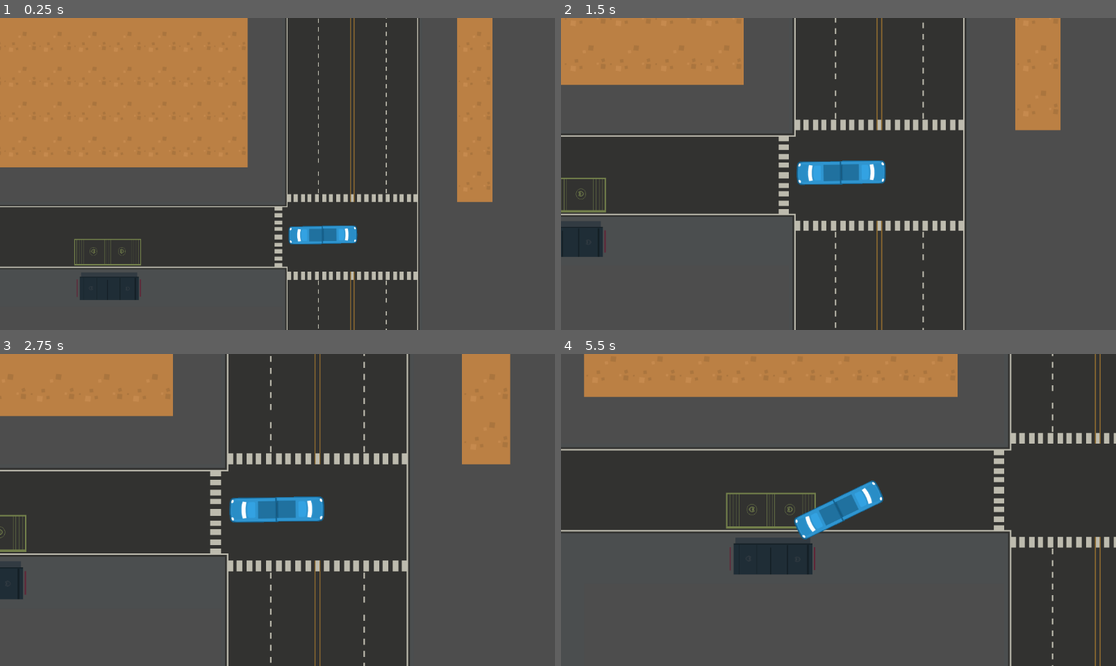
Above: before the commit, frames 1-4 (two rows, left to right).
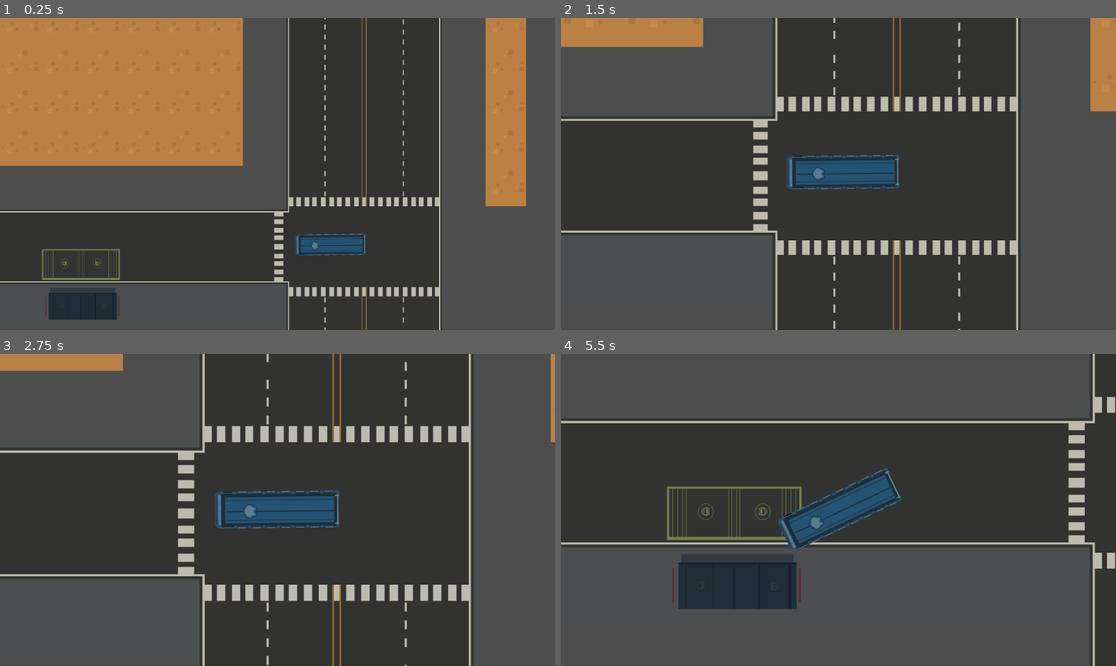
Above: after the commit, the same moments.

Repository: mgardne8/LoopDriver
Game: Godot game, scene res://Assets/Scenes/city_level.tscn
Same seed, same stepped clock (60 frames per second), same inputs: the game is played once before the commit and once after it.
Inputs:
- Up to frame 1 (0.25 s): no input
- Up to frame 2 (1.5 s): hold D (steer_right) 0.53-1.28 s; tap Q (shake) at 0.6, 1.35 s; hold Space (handbrake) from 1.28 s (still down)
- Up to frame 3 (2.75 s): release Space (handbrake) at 2.03 s; hold D (steer_right) from 2.03 s (still down); tap Q (shake) at 2.1 s
- Up to frame 4 (5.5 s): release D (steer_right) at 2.78 s; hold W (accelerate) 2.78-3.53 s; tap Q (shake) every 0.75 s from 2.85 to 5.1 s; hold A (steer_left) 3.53-5.03 s; hold Space (handbrake) from 5.03 s (still down)

The runs differ from the first frame. In frame 1, 21% of the frame differs, in the area x 0-95%, y 0-100%; in frame 2, 33%; in frame 3, 35%; in frame 4, 38%, in the area x 0-100%, y 0-100%.

Commit message:
Bus Art and Camera fix

Diff:
--- a/Assets/Scenes/camera_2d.gd
+++ b/Assets/Scenes/camera_2d.gd
@@ -15,7 +15,7 @@
 func _physics_process(delta: float) -> void:
 		# Camera movement and zoom code
 	position = position.lerp(player.global_position + Vector2(350*(player.velocity.length()/875),0).rotated(player.rotation),8*delta)
-	var zoom_level = lerp(zoom[0],0.8-(player.velocity.length()/875)/3,1*delta)
+	var zoom_level = lerp(zoom[0],1.2-(player.velocity.length()/875)/2,1*delta)
 	zoom = Vector2(zoom_level,zoom_level)
 
 func _process(delta: float) -> void:
--- a/PlayerBus/PlayerBus.tscn
+++ b/PlayerBus/PlayerBus.tscn
@@ -1,15 +1,11 @@
-[gd_scene load_steps=5 format=3 uid="uid://oxr2ufc5wnr6"]
+[gd_scene load_steps=4 format=3 uid="uid://oxr2ufc5wnr6"]
 
 [ext_resource type="Script" uid="uid://b01xlqe2j5kcm" path="res://character_body_2d.gd" id="1_gkev4"]
-[ext_resource type="Texture2D" uid="uid://bfrpxoanqlad5" path="res://Assets/Art/spritesheet_vehicles.png" id="2_o81gf"]
-
-[sub_resource type="AtlasTexture" id="AtlasTexture_ucdfl"]
-atlas = ExtResource("2_o81gf")
-region = Rect2(284, 383.5, 66, 130)
+[ext_resource type="Texture2D" uid="uid://cj5bry5baabpr" path="res://Assets/Art/busbus.png" id="2_o81gf"]
 
 [sub_resource type="CapsuleShape2D" id="CapsuleShape2D_o81gf"]
-radius = 32.0
-height = 252.0
+radius = 36.0
+height = 264.0
 
 [node name="PlayerBus" type="CharacterBody2D" groups=["PlayerBus"]]
 collision_layer = 2
@@ -19,14 +15,7 @@
 script = ExtResource("1_gkev4")
 
 [node name="Sprite2D" type="Sprite2D" parent="."]
-position = Vector2(62, 0)
-rotation = 1.5708
-texture = SubResource("AtlasTexture_ucdfl")
-
-[node name="Sprite2D2" type="Sprite2D" parent="."]
-position = Vector2(-60, 1)
-rotation = 4.71239
-texture = SubResource("AtlasTexture_ucdfl")
+texture = ExtResource("2_o81gf")
 
 [node name="CollisionShape2D" type="CollisionShape2D" parent="."]
 position = Vector2(0, -1)
Binary file added: Assets/Art/busbus.png
Not shown, added: Assets/Art/busbus.png.import
